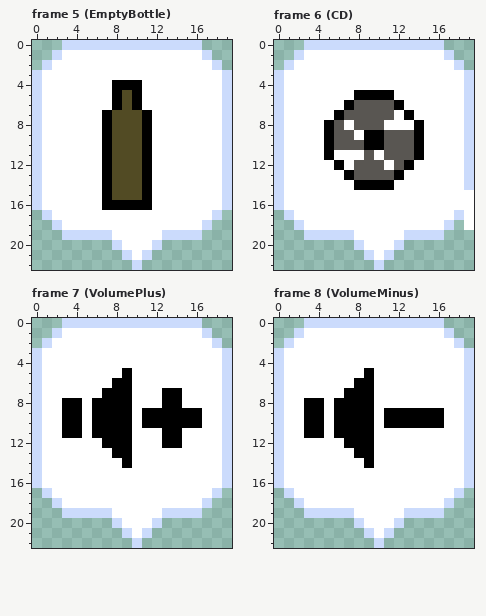
Pixel-art file: ExportedAssets/Art/Bubbles.aseprite. This is how it looked before the edit.
20x23 pixels, 9 frames. Shown: frame 5 (EmptyBottle), frame 6 (CD), frame 7 (VolumePlus), frame 8 (VolumeMinus). The commit also changed other frames, which this record leaves out.
After the commit:
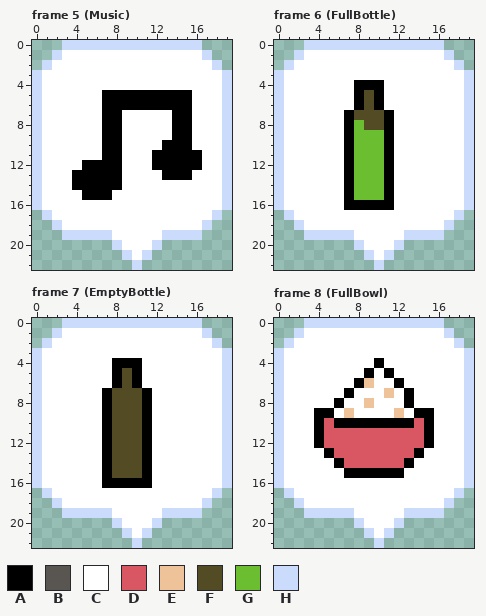
Palette (. is transparent): A #000000  B #595652  C #ffffff  D #d95763  E #eec39a  F #524b24  G #6abe30  H #cbdbfc
Diff:
Frame 5 (Music), layer "Layer 2":
y 4: x 8..10 AAA -> CCC
y 5..6: x 7 C -> A; x 9 F -> A; x 11..15 CCCCC -> AAAAA
y 7..9: x 8..11 FFFA -> ACCC; x 14..15 CC -> AA
y 10: x 8..11 FFFA -> ACCC; x 13..15 CCC -> AAA
y 11: x 8..16 FFFACCCCC -> ACCCAAAAA
y 12: x 5..6 CC -> AA; x 8..16 FFFACCCCC -> ACCCAAAAA
y 13: x 4..6 CCC -> AAA; x 8..11 FFFA -> ACCC; x 13..15 CCC -> AAA
y 14: x 4..6 CCC -> AAA; x 8..11 FFFA -> ACCC
y 15: x 5..6 CC -> AA; x 8..11 FFFA -> CCCC
y 16: x 7..11 AAAAA -> CCCCC
Frame 6 (FullBottle), layer "Layer 2":
y 4: x 8..10 CCC -> AAA
y 5: x 9 A -> F; x 11 A -> C
y 6: x 7..12 ABBBBA -> CAFACC
y 7: x 6..11 ABBBBB -> CAFFFA; x 13 A -> C
y 8: x 5..11 ABCBBBC -> CCAGFFA; x 14 A -> C
y 9: x 5..14 ABBCAABBBA -> CCAGGGACCC
y 10: x 5..14 ABBBAABBBA -> CCAGGGACCC
y 11: x 5 A -> C; x 7..14 CCBCBBBA -> AGGGACCC
y 12: x 6..13 ACBBBCBA -> CAGGGACC
y 13: x 8..12 BBBBA -> GGGAC
y 14: x 7..10 CAAA -> AGGG
y 15: x 7..11 CCCCC -> AGGGA; x 19 C -> H
y 16: x 7..11 CCCCC -> AAAAA; x 19 C -> H
y 17..18: x 19 C -> .
Frame 7 (EmptyBottle), layer "Layer 2":
y 4: x 8..10 CCC -> AAA
y 5: x 8..10 CAC -> AFA
y 6: x 9..10 AC -> FA
y 7: x 8..11 AACC -> FFFA; x 13..14 AA -> CC
y 8: x 3..4 AA -> CC; x 6 A -> C; x 8..11 AACC -> FFFA; x 13..14 AA -> CC
y 9..10: x 3..4 AA -> CC; x 6 A -> C; x 8..10 AAC -> FFF; x 12..16 AAAAA -> CCCCC
y 11: x 3..4 AA -> CC; x 6 A -> C; x 8..11 AACC -> FFFA; x 13..14 AA -> CC
y 12: x 8..11 AACC -> FFFA; x 13..14 AA -> CC
y 13: x 7..11 CAACC -> AFFFA
y 14: x 7..11 CCACC -> AFFFA
y 15: x 7..11 CCCCC -> AFFFA
y 16: x 7..11 CCCCC -> AAAAA
Frame 8 (FullBowl), layer "Layer 2":
y 4: x 10 C -> A
y 5: x 11 C -> A
y 6: x 9 A -> E; x 12 C -> A
y 7: x 8..9 AA -> CC; x 11 C -> E; x 13 C -> A
y 8: x 3..4 AA -> CC; x 7..9 AAA -> CCE; x 13 C -> A
y 9: x 3 A -> C; x 5..9 CAAAA -> ACECC; x 11..13 AAA -> CEC; x 16 A -> C
y 10: x 3 A -> C; x 5 C -> D; x 10 C -> A; x 14 A -> D; x 16 A -> C
y 11: x 3 A -> C; x 5..15 CAAAACCCCCC -> DDDDDDDDDDA
y 12: x 4..15 CCCAAACCCCCC -> ADDDDDDDDDDA
y 13: x 5..14 CCCAACCCCC -> ADDDDDDDDA
y 14: x 6..13 CCCACCCC -> ADDDDDDA
y 15: x 7..12 CCCCCC -> AAAAAA
Boxes around the changes in both pictures, in picture pixels (x1, y1, x2, y2):
changed: (72, 80, 202, 210)
changed: (324, 80, 424, 210)
changed: (464, 190, 474, 230)
changed: (62, 358, 202, 488)
changed: (304, 358, 444, 478)
